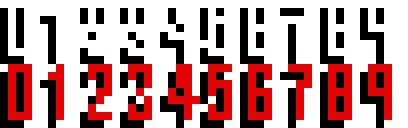
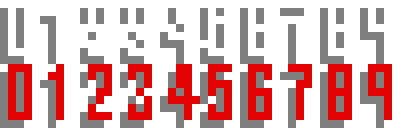
The second w=408, h=128 image is a revision of the first. Changes to its layers:
"0123456789 #3": opacity 100% → 50% over [0,72,384,128]
"0123456789": opacity 100% → 50% over [0,8,384,64]
